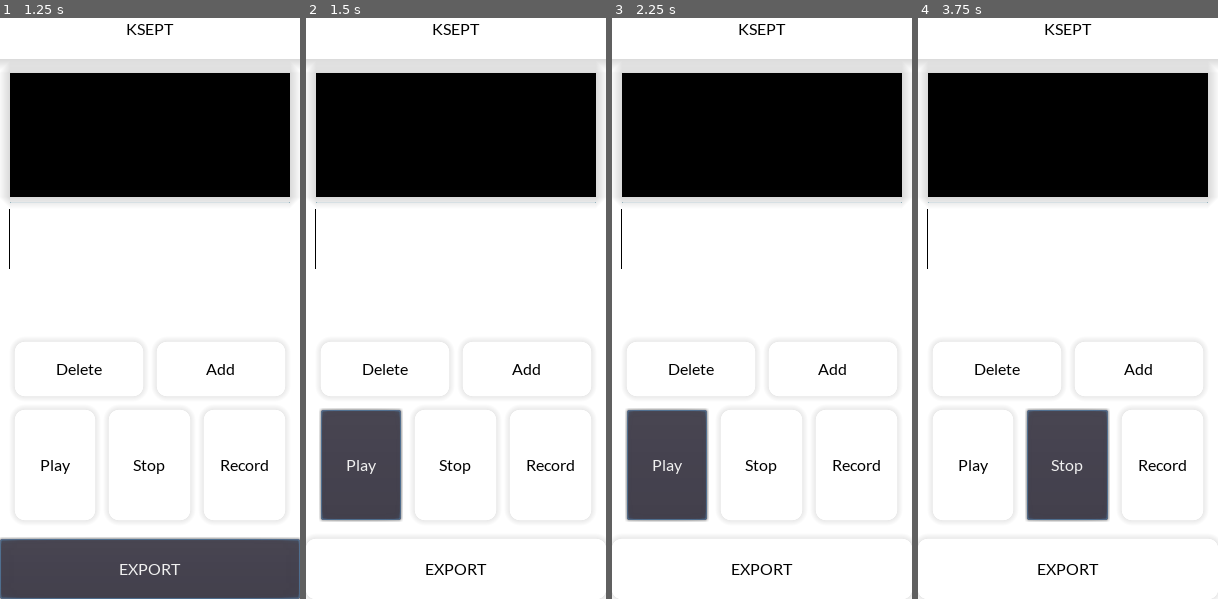
Above: before the commit, frames 1-4 (left to right).
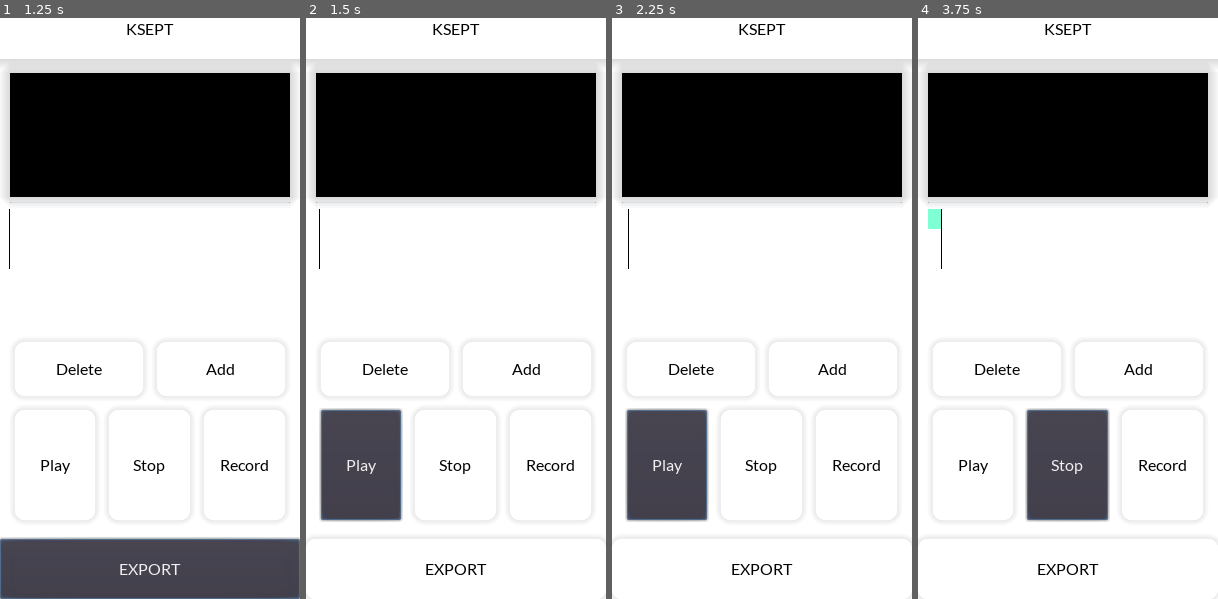
Above: after the commit, the same moments.

Repository: kahagino/ksept_recorder
Game: Godot game, scene res://scenes/main.tscn
Same seed, same stepped clock (60 frames per second), same inputs: the game is played once before the commit and once after it.
Inputs:
- Up to frame 1 (1.25 s): click "EXPORT" at 0.5 s
- Up to frame 2 (1.5 s): click "Play" at 1.25 s
- Up to frame 3 (2.25 s): click "Play" at 2 s
- Up to frame 4 (3.75 s): click "Add" at 2.75 s; click "Stop" at 3.5 s

Frame 1 is identical in both runs. In frame 2, less than 0.1% of the frame differs, in the area x 3-5%, y 32-44%; in frame 3, less than 0.1%; in frame 4, 0.2%, in the area x 3-8%, y 32-44%.

Commit message:
🐛 record is cursor dependant

Diff:
--- a/src/audio_manager.gd
+++ b/src/audio_manager.gd
@@ -102,11 +102,17 @@
 
 func _on_export_ready():
 	print("export ready to be saved")
+	recording = effect.get_recording()
+	effect.set_recording_active(false)
 	saveAudio()
 
 func _on_ExportButton_pressed():
-	$TrackManager.start_export()
-
+	$TrackManager.prepare_export()
+	play_pause() # this is where recording start for export
+	if !effect.is_recording_active():
+		effect.set_recording_active(true)
+	else:
+		OS.alert("Stop record before export", "Alert")
 
 func _on_CursorTimer_timeout():
 	cursor += $CursorTimer.wait_time
--- a/src/track_manager.gd
+++ b/src/track_manager.gd
@@ -58,19 +58,19 @@
 	for track in tracks:
 		track.stop()
 
-func start_export():
+func prepare_export():
 	exportedNumber = 0
 	mode = MODE.EXPORT
 	for track in tracks:
 		track.set_bus("Export")
 	print("moved each track to bus Export")
 	print("exporting...")
-	play_at(0.0) # start playing export from beggining
 
 func _end_export():
 	for track in tracks:
 		track.set_bus("Master")
 	print("moved each track to bus Master")
+	mode = MODE.EDIT
 
 func _on_track_finished():
 	match mode:
@@ -85,5 +85,5 @@
 
 func _check_export_ready():
 	if exportedNumber == tracks.size():
-		_end_export() # redirect every tracks to the output bus
+		_end_export()
 		emit_signal("export_ready") # merged streams ready to be saved
